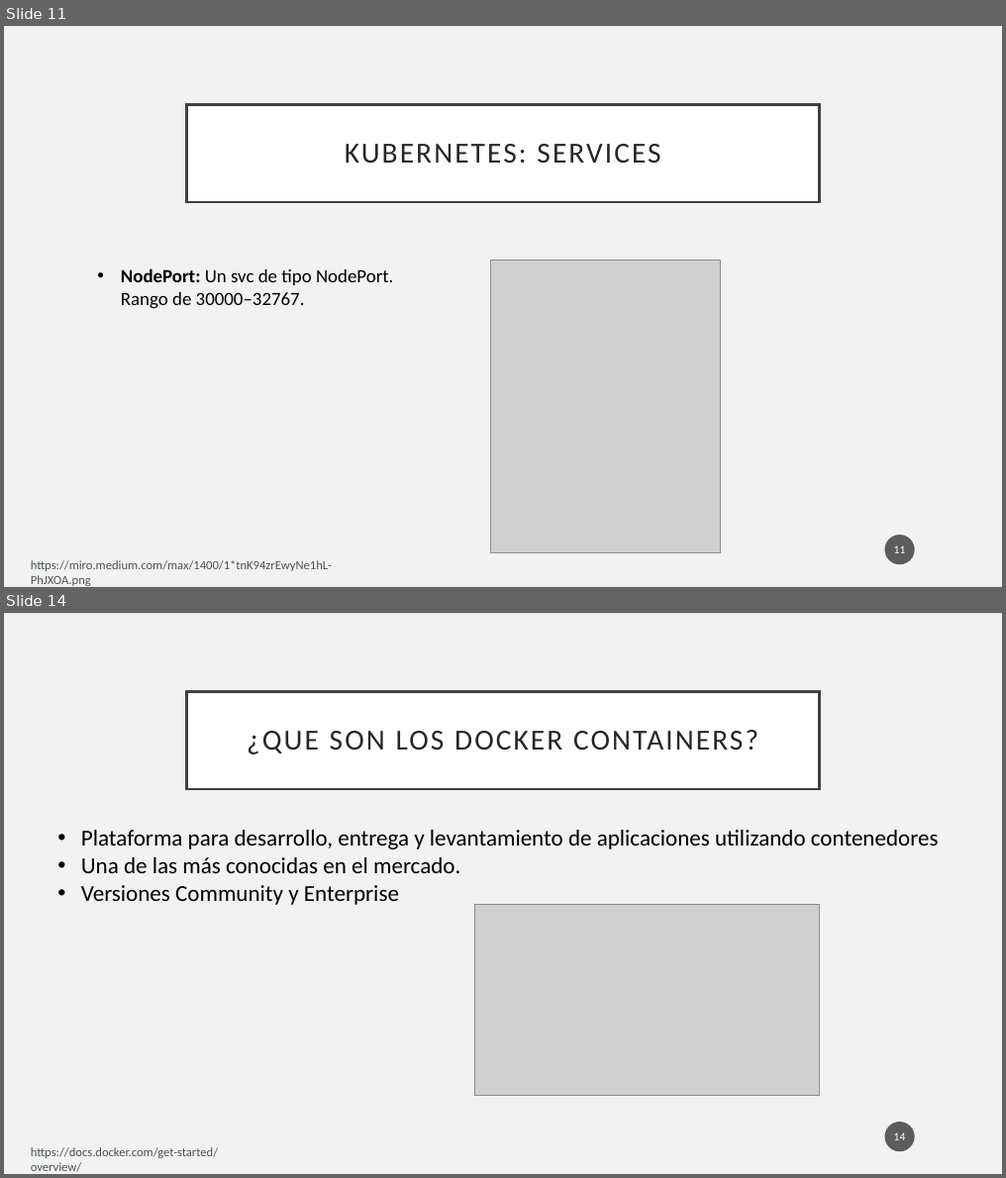
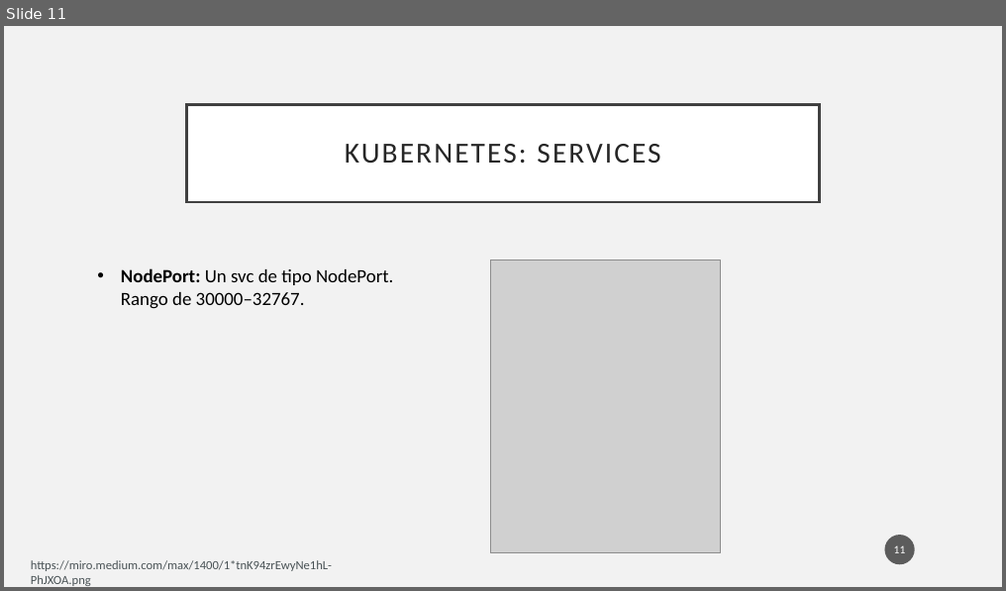
Before and after one commit to pablodevrzmz/python-docker-k8s-workshop, a slide deck: week 3/week_3.pptx. Shown one above the other, each under a label of ours: slides 11 and 14 before the commit, slide 11 after it; the slides between them are not shown. The pictures are 1006x1178 and 1006x591 pixels, drawn with LibreOffice and Linux fonts; fonts in the diff are those of the drawing; grey boxes stand for pictures. Boxes give left, top, right and bottom in pixels: in the first picture for what was removed or moved away, otherwise in the second. Text is boxed around its words. In the diff, an @@ line names an element or a change of style, - is before the commit and + after.

```diff
--- a/week 3/week_3.pptx
+++ b/week 3/week_3.pptx
@@ slide 14 removed at [4,613,1002,1174], background #F2F2F2 @@
@@ title removed at [187,691,819,789] @@
-¿QUE SON LOS DOCKER CONTAINERS?
@@ text removed at [81,830,939,905] @@
-• Plataforma para desarrollo, entrega y levantamiento de aplicaciones utilizando contenedores
-• Una de las más conocidas en el mercado.
-• Versiones Community y Enterprise
@@ picture removed at [474,904,819,1095] @@
@@ page number removed at [885,1122,915,1152] @@
-14
@@ text removed at [31,1148,218,1172] @@
-https://docs.docker.com/get-started/overview/
```
Also in this commit, not shown: 13 slides added, 26 other slides removed, 13 other files.
